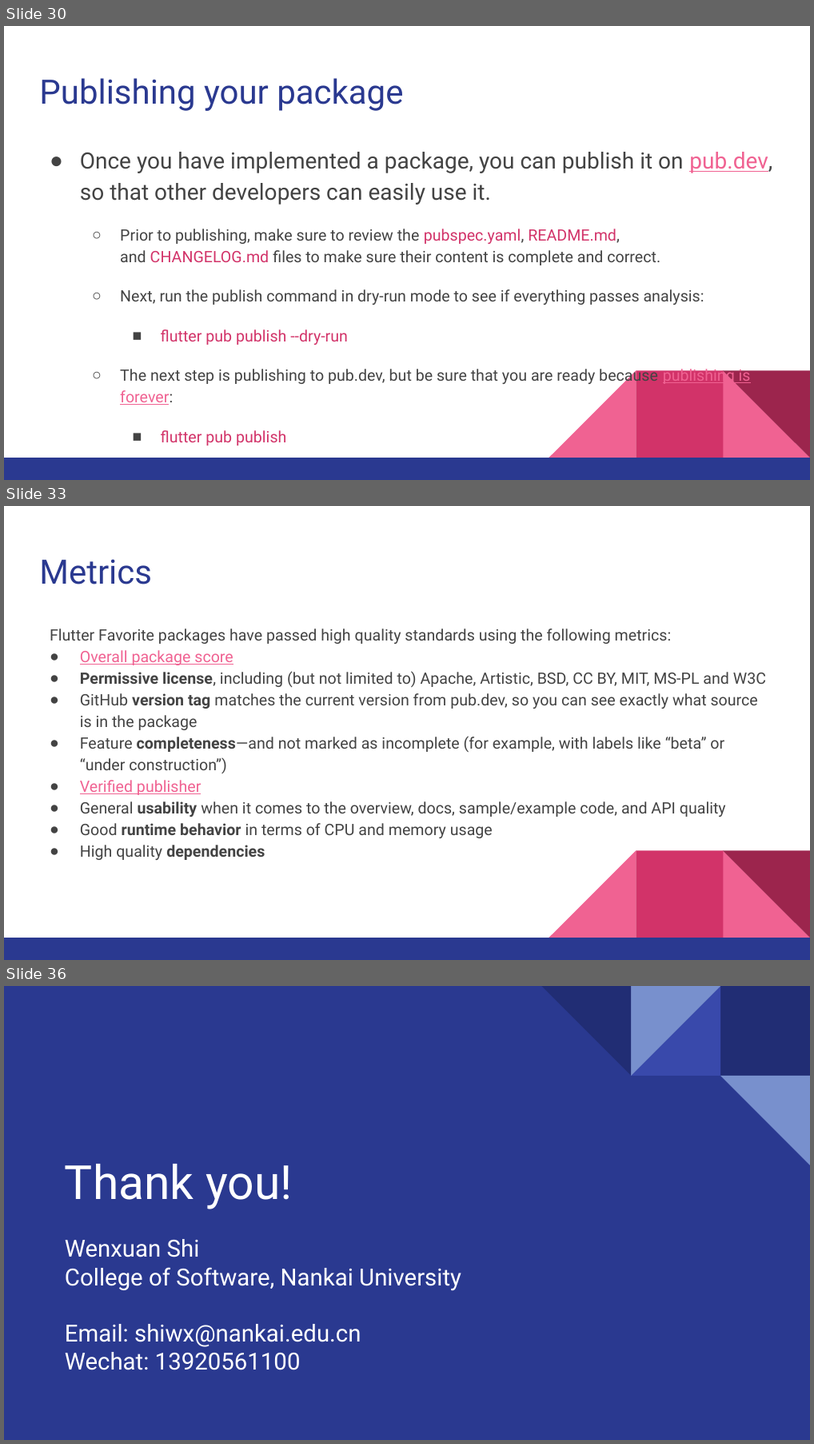
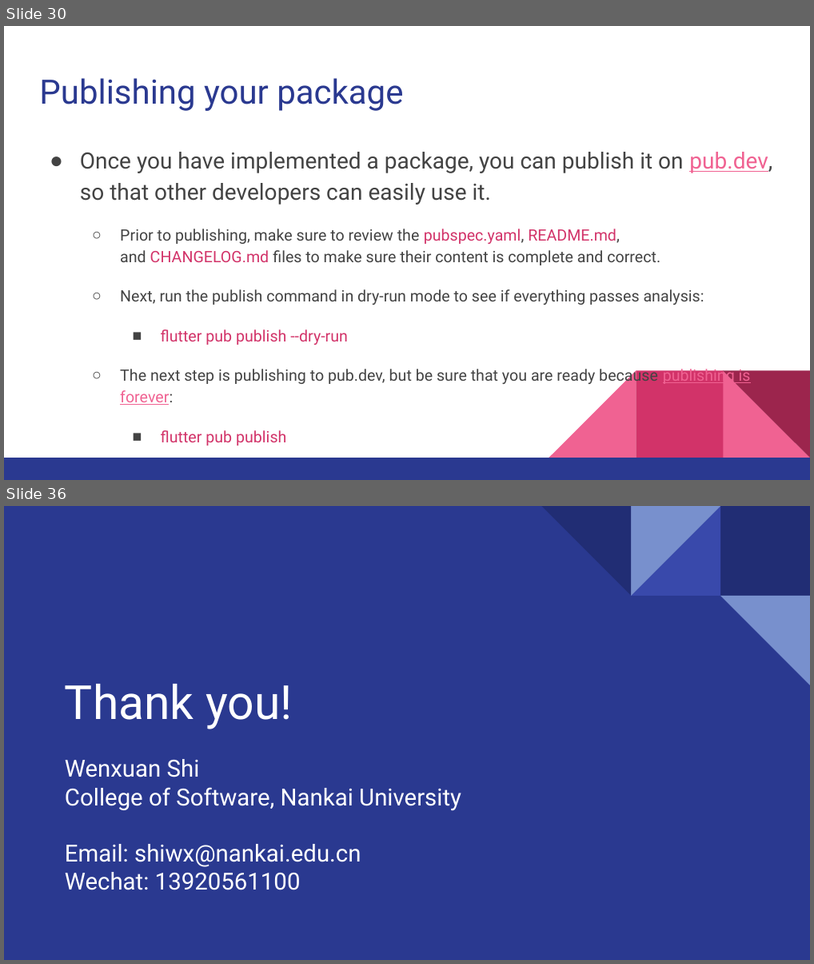
Before and after one commit to walkman617/Flutter2, a slide deck: Lecture/C06 Packages_Plugins.pptx. Shown one above the other, each under a label of ours: slides 30, 33 and 36 before the commit, slides 30 and 36 after it; the slides between them are not shown. The pictures are 814x1444 and 814x964 pixels, drawn with LibreOffice and Linux fonts; fonts in the diff are those of the drawing. Boxes give left, top, right and bottom in pixels: in the first picture for what was removed or moved away, otherwise in the second. Text is boxed around its words. In the diff, an @@ line names an element or a change of style, - is before the commit and + after.

```diff
--- a/Lecture/C06 Packages_Plugins.pptx
+++ b/Lecture/C06 Packages_Plugins.pptx
@@ slide 33 removed at bbox=[4, 506, 810, 960], background #FFFFFF; not listed: 5 template elements that a slide beside it also shows @@
@@ title removed at bbox=[39, 560, 152, 584] @@
-Metrics
@@ text removed at bbox=[50, 628, 766, 860] @@
-Flutter Favorite packages have passed high quality standards using the following metrics:
-● Overall package score
-● Permissive license, including (but not limited to) Apache, Artistic, BSD, CC BY, MIT, MS-PL and W3C
-● GitHub version tag matches the current version from pub.dev, so you can see exactly what source is in the package
-● Feature completeness—and not marked as incomplete (for example, with labels like “beta” or “under construction”)
-● Verified publisher
-● General usability when it comes to the overview, docs, sample/example code, and API quality
-● Good runtime behavior in terms of CPU and memory usage
-● High quality dependencies
```
Also in this commit, not shown: 6 slides changed, 4 slides added, 3 other slides removed.
